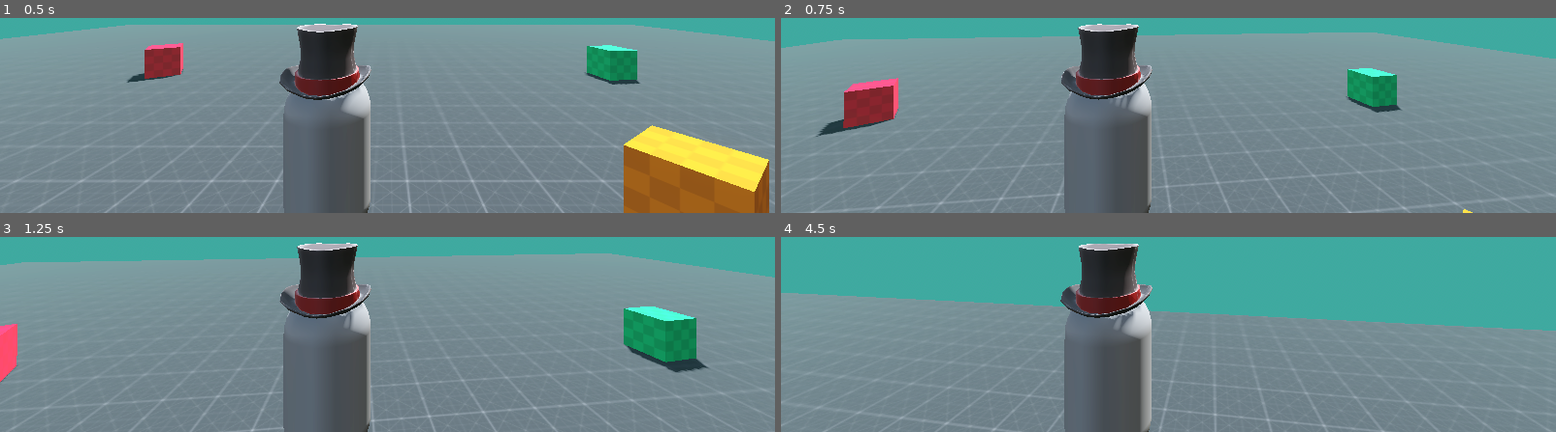
Above: before the commit, frames 1-4 (two rows, left to right).
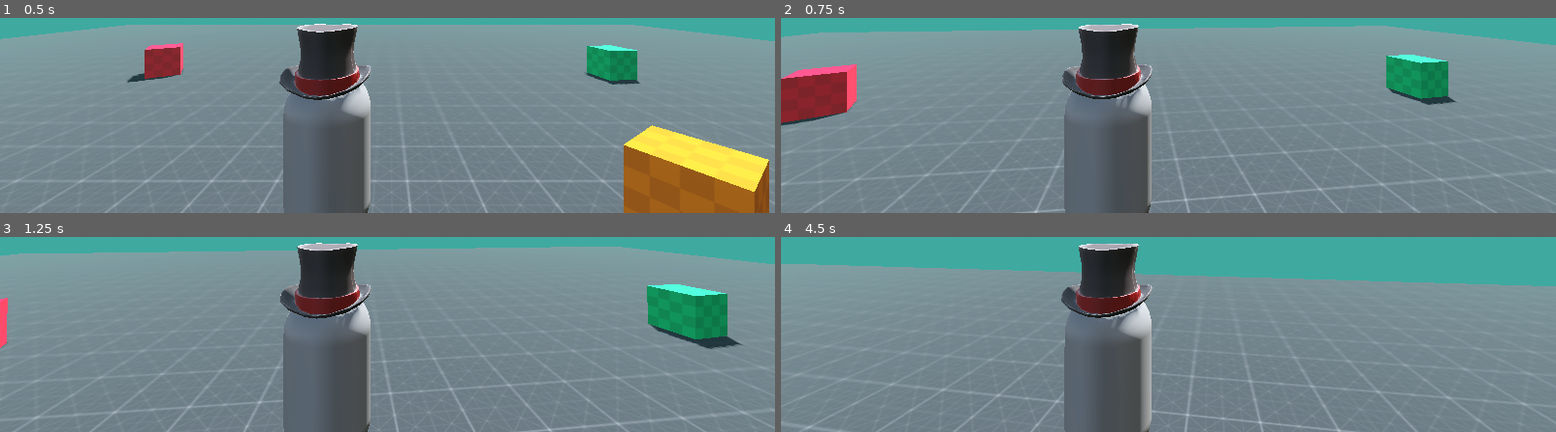
Above: after the commit, the same moments.

Repository: Just1n-Clark/tic-tac-attack
Game: Godot game, scene res://Scenes/Main.tscn
Two runs of this game, one before a commit and one after it. Both use one fixed random seed, a clock stepped at 60 frames per second and the inputs below.
Inputs (mouse positions are in pixels of both pictures, inside the frame that each line leads up to):
- Up to frame 1 (0.5 s): no input
- Up to frame 2 (0.75 s): tap Enter (ui_accept) at 0.5 s; move the mouse to (outside the picture) at 0.52 s; hold W (forward) from 0.53 s (still down); hold Shift (run, bound only before the commit) from 0.53 s (still down)
- Up to frame 3 (1.25 s): keep holding W (forward); keep holding Shift (run, bound only before the commit); tap Enter (ui_accept) at 0.77, 0.8, 1.07 s
- Up to frame 4 (4.5 s): keep holding W (forward); move the mouse to (outside the picture) at 1.27 s; release Shift (run, bound only before the commit) at 1.28 s; tap Enter (ui_accept) at 1.35, 1.52, 1.82, 2.3, 3.02, 3.32, 3.77, 3.8, 4.07, 4.35 s; tap Shift (run, bound only before the commit) at 1.55, 3.05 s; move the mouse to (outside the picture) at 2.02 s; hold Shift (run, bound only before the commit) 2.03-2.78 s; move the mouse to (outside the picture) at 2.77 s; tap K at 2.85 s; move the mouse to (outside the picture) at 3.52 s; hold Shift (run, bound only before the commit) 3.53-4.28 s; move the mouse to (outside the picture) at 4.27 s

Frame 1 is identical in both runs. In frame 2, 12% of the frame differs, in the area x 0-100%, y 2-100%; in frame 3, 10%; in frame 4, 18%, in the area x 0-100%, y 4-100%.

Commit message:
removed sprint+jump, added dash

Diff:
--- a/Scenes/Player.tscn
+++ b/Scenes/Player.tscn
@@ -8,7 +8,7 @@
 [sub_resource type="CapsuleMesh" id="CapsuleMesh_c1w88"]
 
 [sub_resource type="StandardMaterial3D" id="StandardMaterial3D_kyqiw"]
-albedo_color = Color(0.30588236, 1, 1, 1)
+albedo_color = Color(0.79607844, 0.23529412, 0, 1)
 
 [sub_resource type="CylinderMesh" id="CylinderMesh_kyqiw"]
 material = SubResource("StandardMaterial3D_kyqiw")
@@ -27,7 +27,7 @@
 transform = Transform3D(0.15, 0, 0, 0, 0.15, 0, 0, 0, 0.15, 0, 0.77351165, 0)
 
 [node name="glasses" type="MeshInstance3D" parent="mesh" unique_id=1635292212]
-transform = Transform3D(0.2, 0, 0, 0, -8.742278e-09, 0.2, 0, -0.2, -8.742278e-09, 0, 0.41114247, -0.45244896)
+transform = Transform3D(0.2, 0, 0, 0, -8.742278e-09, 0.2, 0, -0.2, -8.742278e-09, 0, 0.41114247, -0.32695615)
 mesh = SubResource("CylinderMesh_kyqiw")
 
 [node name="camera_pivot" type="Node3D" parent="." unique_id=1672161022]
--- a/Scripts/Enemy.gd
+++ b/Scripts/Enemy.gd
@@ -1,6 +1,6 @@
 extends CharacterBody3D
 
-const SPEED = 5.0
+const SPEED = 2.5
 const ATTACK_DISTANCE = 2;
 
 var attack_cooldown = 1;
--- a/Scripts/Player.gd
+++ b/Scripts/Player.gd
@@ -5,16 +5,19 @@
 @export var camera: Camera3D
 @onready var mesh: MeshInstance3D = $mesh
 
+#region Movement
 const JUMP_VELOCITY = 4.5
+var speed = 2.5
 
-var SPEED = 2.5
+var do_dash = false;
+var can_dash = true;
+var dash_duration = 0.2
+var dash_cooldown = 2.0
 
-var walking_speed = 3.0
-var running_speed = 5.0
+var direction_blend_speed = 30.0;
+#endregion
 
-var direction_blend_speed = 10.0;
-
-# Camera
+#region Camera
 const CAMERA_ZOOM_SPEED = 0.1;
 var min_camera_zoom = 4;
 var max_camera_zoom = 8;
@@ -22,21 +25,26 @@
 var max_camera_angle = deg_to_rad(20);
 var angle_fix_speed = 3;
 
-# Health
+@export var sens_horizontal = 0.3;
+@export var sens_vertical = 0.3
+#endregion
+
+#region Health
 const MAX_HEALTH = 30;
 var current_health = 0;
+#endregion
 
-# Combat
+#region Combat
 const ATTACK_DISTANCE = 2;
 
 var damage = 10;
 var next_attack = 0;
 var attack_cooldown = 1;
+#endregion
 
+#region References
 @export var enemy : CharacterBody3D;
-
-@export var sens_horizontal = 0.3;
-@export var sens_vertical = 0.3
+#endregion
 
 func _ready() -> void:
 	Input.mouse_mode = Input.MOUSE_MODE_CAPTURED;
@@ -66,19 +74,12 @@
 	# Camera clamping smooths between values
 	clamp_and_smooth_camera(delta);
 
-	# Sprinting
-	if (Input.is_action_pressed("run")):
-		SPEED = running_speed;
-	else:
-		SPEED = walking_speed;
-
 	# Add the gravity.
 	if not is_on_floor():
 		velocity += get_gravity() * delta
 
-	# Handle jump.
-	if Input.is_action_just_pressed("ui_accept") and is_on_floor():
-		velocity.y = JUMP_VELOCITY
+	if Input.is_action_just_pressed("dash") and can_dash:
+		dash();
 
 	set_velocity_and_direction(delta);
 
@@ -98,15 +99,20 @@
 	# As good practice, you should replace UI actions with custom gameplay actions.
 	var input_dir := Input.get_vector("left", "right", "forward", "backward")
 	var direction := (camera_pivot.basis * Vector3(input_dir.x, 0, input_dir.y)).normalized()
-	if direction:
+
+	if do_dash:
+		var dash_direction = mesh.transform.basis.z.normalized();
+		velocity = -dash_direction * speed * 5;
+		velocity.y = 0;
+	elif direction:
 		var target_transform = Transform3D.IDENTITY.looking_at(direction, Vector3.UP);
 		mesh.basis = mesh.basis.slerp(target_transform.basis, direction_blend_speed * delta);
 
-		velocity.x = direction.x * SPEED
-		velocity.z = direction.z * SPEED
+		velocity.x = direction.x * speed;
+		velocity.z = direction.z * speed;
 	else:
-		velocity.x = move_toward(velocity.x, 0, SPEED)
-		velocity.z = move_toward(velocity.z, 0, SPEED)
+		velocity.x = move_toward(velocity.x, 0, speed);
+		velocity.z = move_toward(velocity.z, 0, speed);
 
 func clamp_and_smooth_camera(delta):
 	var t = inverse_lerp(min_camera_zoom, max_camera_zoom, camera.position.z);
@@ -117,6 +123,18 @@
 	max_camera_angle = lerp(max_camera_angle, target_max_angle, angle_fix_speed * delta);
 
 	camera_mount.rotation.x = clamp(camera_mount.rotation.x, min_camera_angle, max_camera_angle);
+
+func dash():
+	can_dash = false
+	do_dash = true
+
+	await get_tree().create_timer(dash_duration).timeout;
+
+	do_dash = false
+
+	await get_tree().create_timer(dash_cooldown).timeout;
+
+	can_dash = true;
 
 func take_damage(damage: float):
 	current_health -= damage;
--- a/project.godot
+++ b/project.godot
@@ -37,7 +37,7 @@
 "events": [Object(InputEventKey,"resource_local_to_scene":false,"resource_name":"","device":-1,"window_id":0,"alt_press …(192 unchanged characters)…
 ]
 }
-run={
+dash={
 "deadzone": 0.2,
 "events": [Object(InputEventKey,"resource_local_to_scene":false,"resource_name":"","device":-1,"window_id":0,"alt_press …(195 unchanged characters)…
 ]
Not shown, added: addons/GDTerminal/LICENSE.txt
Not shown, added: addons/GDTerminal/data.cfg
Not shown, added: addons/GDTerminal/dock.tscn
Binary file added: addons/GDTerminal/icon.png
Not shown, added: addons/GDTerminal/icon.png.import
Not shown, added: addons/GDTerminal/plugin.cfg
Not shown, added: addons/GDTerminal/plugin.gd
Not shown, added: addons/GDTerminal/plugin.gd.uid
Not shown, added: addons/GDTerminal/README.md
